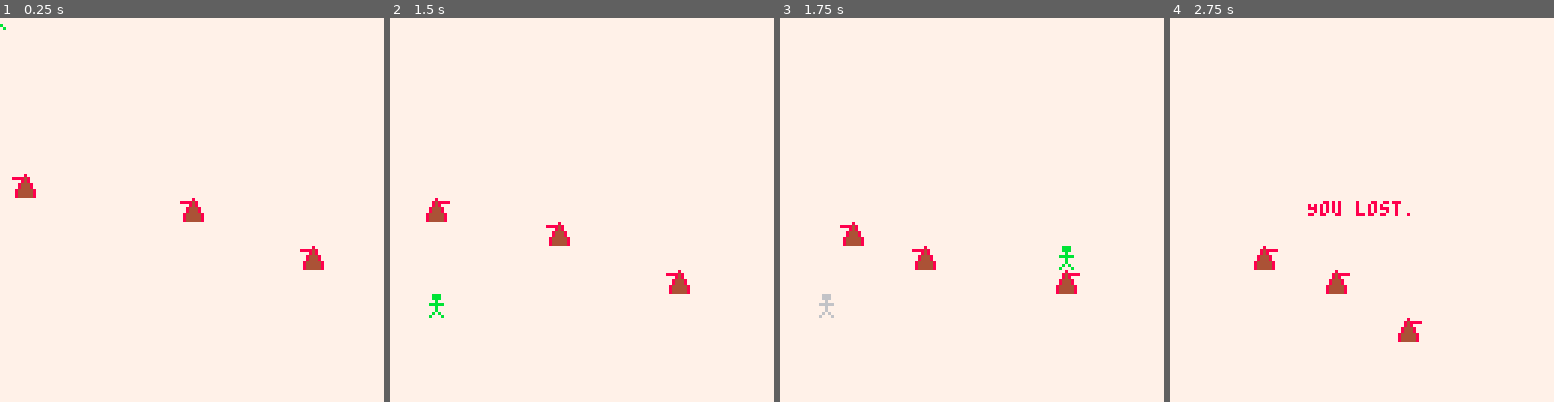
Above: before the commit, frames 1-4 (left to right).
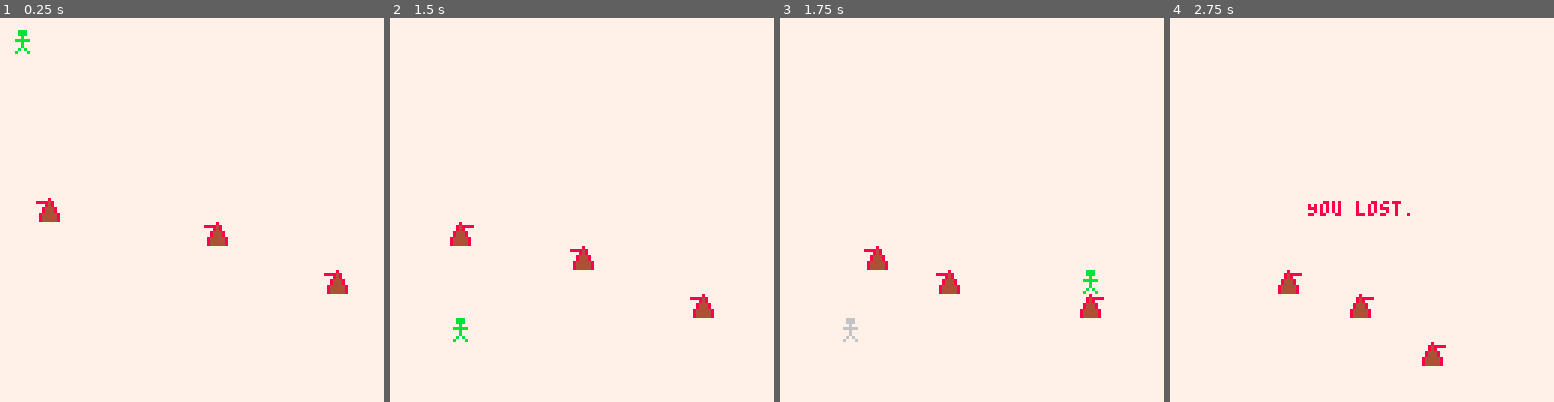
Above: after the commit, the same moments.

Repository: metageek/time-twister
Game: PICO-8 cartridge pico-8/tt.p8
Same seed, same stepped clock (60 frames per second), same inputs: the game is played once before the commit and once after it.
Inputs:
- Up to frame 1 (0.25 s): no input
- Up to frame 2 (1.5 s): tap O (Z key) at 0.7 s
- Up to frame 3 (1.75 s): hold Right from 1.6 s (still down); tap O (Z key) at 1.7 s
- Up to frame 4 (2.75 s): release Right at 2.1 s; tap O (Z key) at 2.1, 2.5 s; hold Up 2.15-2.42 s; hold Right from 2.47 s (still down)

The runs differ from the first frame. In frame 1, 1.6% of the frame differs, in the area x 0-91%, y 1-72%; in frame 2, 1.7%; in frame 3, 1.9%, in the area x 10-85%, y 53-85%; in frame 4, 1.5%.

Commit message:
Tweaking borders

Diff:
--- a/pico-8/tt.lua
+++ b/pico-8/tt.lua
@@ -67,7 +67,7 @@
    p.draw = function()
       if p.visible()
       then
-         spr(3, p.x - 4, p.y - 4)
+         spr(3, p.x + 4, p.y + 4)
       end
    end
 
@@ -155,8 +155,8 @@
 
       p.recordMove(dx, dy)
 
-      p.x = min(max(p.x + dx, 0), 120)
-      p.y = min(max(p.y + dy, 0), 120)
+      p.x = min(max(p.x + dx, 8), 112)
+      p.y = min(max(p.y + dy, 8), 112)
 
       p.updated = true
       return
@@ -164,7 +164,7 @@
 
    p.draw = function()
       if p.state == 0
-      then spr(1, p.x - 4, p.y - 4)
+      then spr(1, p.x + 4, p.y + 4)
       elseif p.state == 1
       then say("You won!")
       else say("You lost.")
@@ -279,9 +279,9 @@
       if r.exists
       then
 
-         spr(2, r.x - 4, r.y - 4, 1, 1, flipped)
-      else
-         spr(4, r.x - 4, r.y - 4, 1, 1, flipped)
+         spr(2, r.x + 4, r.y + 4, 1, 1, flipped)
+      else
+         spr(4, r.x + 4, r.y + 4, 1, 1, flipped)
       end
    end
 
